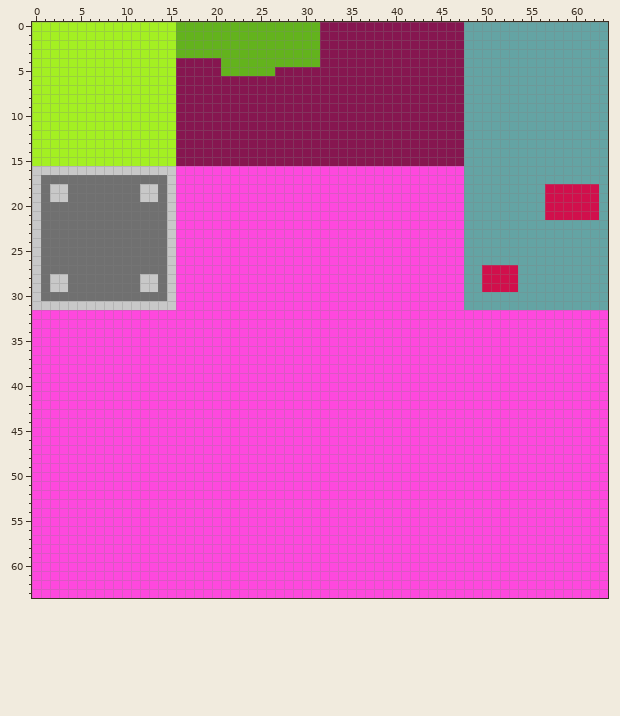
Pixel-art file -- assets/mhycraftblocks.aseprite. That is the earlier state.
64x64 pixels, 1 frame.
After the commit:
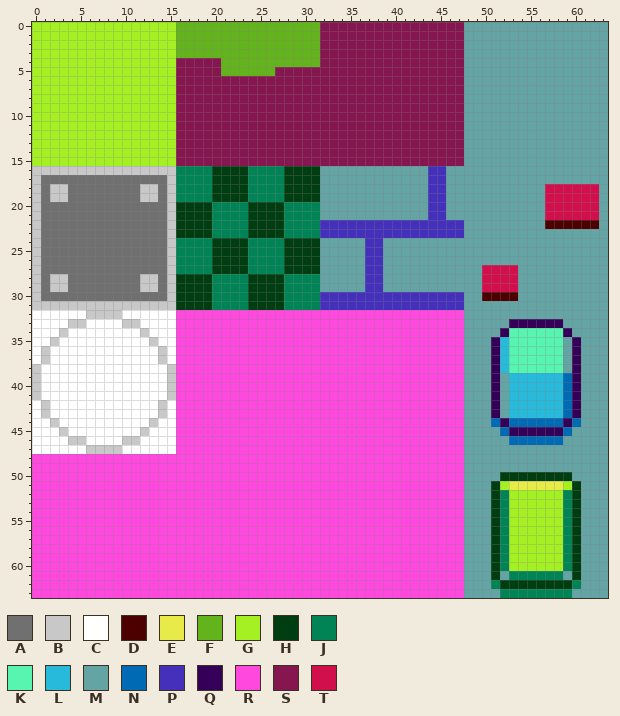
Palette (. is transparent): A #707070  B #c8c8c8  C #ffffff  D #4c0000  E #e8ea4a  F #63b31d  G #a4f022  H #003d10  J #008456  K #58f5b1  L #27badb  M #64a4a4  N #006ab4  P #4430ba  Q #340058  R #fe48de  S #861650  T #d10f4c
Diff:
The author changed colour R to colour B in row 32 at x 6 to 9; in row 33 at x 4 to 5 and 10 to 11; in row 34 at x 3 and 12; in row 35 at x 2 and 13; in rows 36 to 37 at x 1 and 14; in rows 38 to 41 at x 0 and 15.
The author changed colour R to colour B in rows 42 to 43 at x 1 and 14; in row 44 at x 2 and 13; in row 45 at x 3 and 12; in row 46 at x 4 to 5 and 10 to 11; in row 47 at x 6 to 9.
The author changed colour R to colour C in row 32 at x 0 to 5 and 10 to 15; in row 33 at x 0 to 3, 6 to 9 and 12 to 15; in row 34 at x 0 to 2, 4 to 11 and 13 to 15; in row 35 at x 0 to 1, 3 to 12 and 14 to 15; in rows 36 to 37 at x 0, 2 to 13 and 15; in rows 38 to 41 at x 1 to 14.
The author changed colour R to colour C in rows 42 to 43 at x 0, 2 to 13 and 15; in row 44 at x 0 to 1, 3 to 12 and 14 to 15; in row 45 at x 0 to 2, 4 to 11 and 13 to 15; in row 46 at x 0 to 3, 6 to 9 and 12 to 15; in row 47 at x 0 to 5 and 10 to 15.
The author changed colour M to colour D in row 22 at x 57 to 62; in row 30 at x 50 to 53.
The author changed colour R to colour E in row 51 at x 53 to 58.
The author changed colour R to colour G in row 51 at x 52 and 59; in rows 52 to 60 at x 53 to 58.
The author changed colour R to colour H in rows 16 to 19 at x 20 to 23 and 28 to 31; in rows 20 to 23 at x 16 to 19 and 24 to 27; in rows 24 to 27 at x 20 to 23 and 28 to 31; in rows 28 to 31 at x 16 to 19 and 24 to 27; in row 50 at x 52 to 59; in rows 51 to 61 at x 51 and 60.
The author changed colour R to colour H in row 62 at x 52 to 59.
The author changed colour R to colour J in rows 16 to 19 at x 16 to 19 and 24 to 27; in rows 20 to 23 at x 20 to 23 and 28 to 31; in rows 24 to 27 at x 16 to 19 and 24 to 27; in rows 28 to 31 at x 20 to 23 and 28 to 31; in rows 52 to 60 at x 52 and 59; in row 61 at x 53 to 58.
The author changed colour R to colour J in row 62 at x 51 and 60; in row 63 at x 52 to 59.
The author changed colour R to colour K in rows 34 to 38 at x 53 to 58.
The author changed colour R to colour L in rows 35 to 38 at x 52; in rows 39 to 43 at x 53 to 58.
The author changed colour R to colour M in rows 16 to 21 at x 32 to 43 and 46 to 47; in rows 24 to 29 at x 32 to 36 and 39 to 47; in row 32 at x 48 to 63; in row 33 at x 48 to 52 and 59 to 63; in row 34 at x 48 to 51 and 60 to 63; in rows 35 to 38 at x 48 to 50, 59 and 61 to 63.
The author changed colour R to colour M in rows 39 to 43 at x 48 to 50, 52 and 61 to 63; in row 44 at x 48 to 50 and 61 to 63; in row 45 at x 48 to 51 and 60 to 63; in row 46 at x 48 to 52 and 59 to 63; in rows 47 to 49 at x 48 to 63; in row 50 at x 48 to 51 and 60 to 63.
The author changed colour R to colour M in rows 51 to 60 at x 48 to 50 and 61 to 63; in row 61 at x 48 to 50, 52, 59 and 61 to 63; in row 62 at x 48 to 50 and 61 to 63; in row 63 at x 48 to 51 and 60 to 63.
The author changed colour R to colour N in rows 39 to 43 at x 59; in row 44 at x 51, 53 to 58 and 60; in row 45 at x 52 and 59; in row 46 at x 53 to 58.
The author changed colour R to colour P in rows 16 to 21 at x 44 to 45; in rows 22 to 23 at x 32 to 47; in rows 24 to 29 at x 37 to 38; in rows 30 to 31 at x 32 to 47.
The author changed colour R to colour Q in row 33 at x 53 to 58; in row 34 at x 52 and 59; in rows 35 to 43 at x 51 and 60; in row 44 at x 52 and 59; in row 45 at x 53 to 58.
Pixel boxes of the changes (left, top, right, bottom) in both pictures:
changed: (32, 166, 608, 598)
